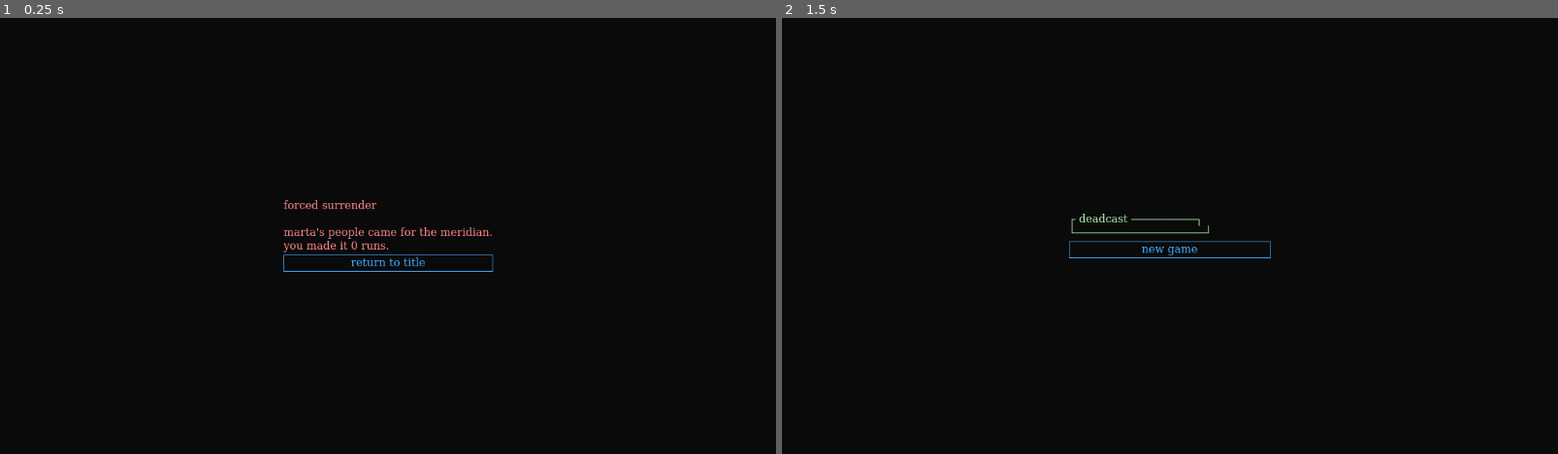
Above: before the commit, frames 1-2 (left to right).
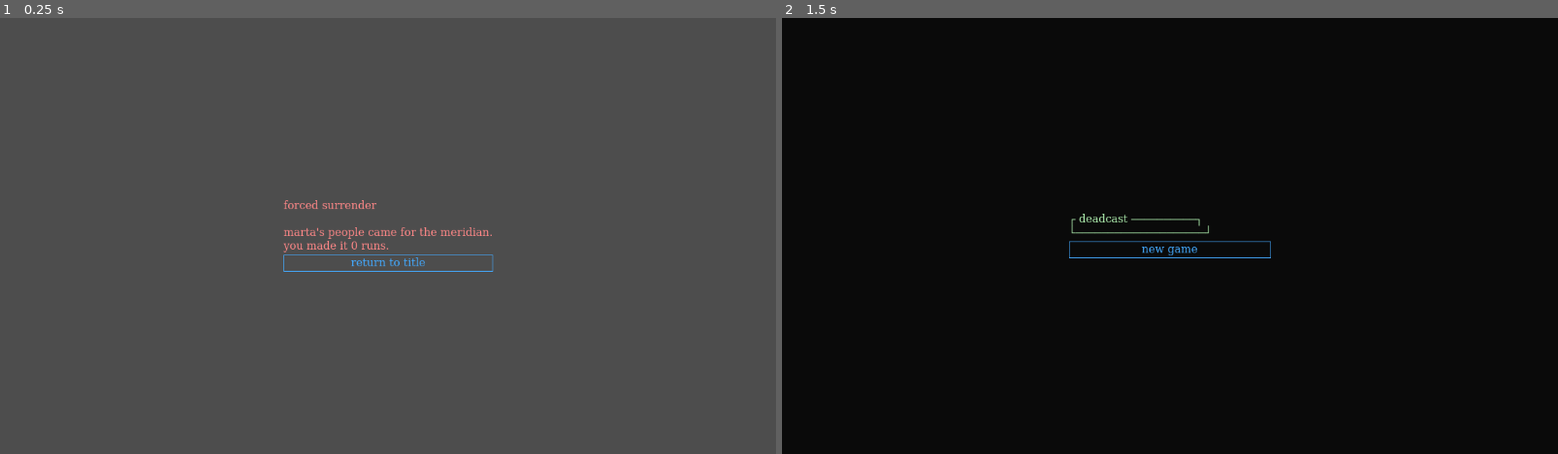
Above: after the commit, the same moments.

Repository: Teeohbee/deadcast
Game: Godot game, scene res://scenes/barge_hub/GameOver.tscn
Two runs of this game, one before a commit and one after it. Both use one fixed random seed, a clock stepped at 60 frames per second and the inputs below. This scene is started directly instead of the project's main scene.
Inputs (mouse positions are in pixels of both pictures, inside the frame that each line leads up to):
- Up to frame 1 (0.25 s): no input
- Up to frame 2 (1.5 s): move the mouse to (1340, 214) at 0.52 s; hold J (action_slack) 0.53-1.25 s; click (1340, 214) at 0.67 s; click "return to title" at 1.25 s

The runs differ from the first frame. In frame 1, 100% of the frame differs, in the area x 0-100%, y 0-100%; in frame 2, nothing differs.

Commit message:
feat: GameOver migrated to shell — remove background

Diff:
--- a/scenes/barge_hub/GameOver.gd
+++ b/scenes/barge_hub/GameOver.gd
@@ -6,7 +6,6 @@
 
 func _ready() -> void:
 	self.theme = UIStyle.get_theme()
-	UIStyle.apply_background(self)
 	UIStyle.apply_label(message_label, UIStyle.COL_DEBT)
 	return_button.focus_mode = Control.FOCUS_ALL
 	UIStyle.apply_button(return_button)
